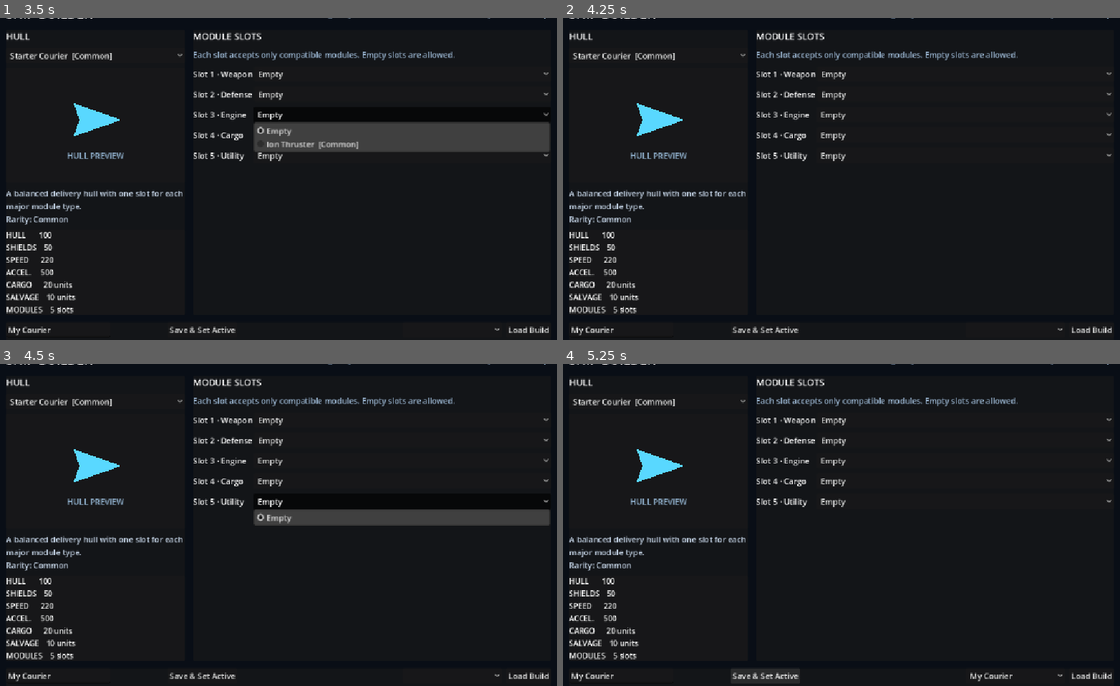
Above: before the commit, frames 1-4 (two rows, left to right).
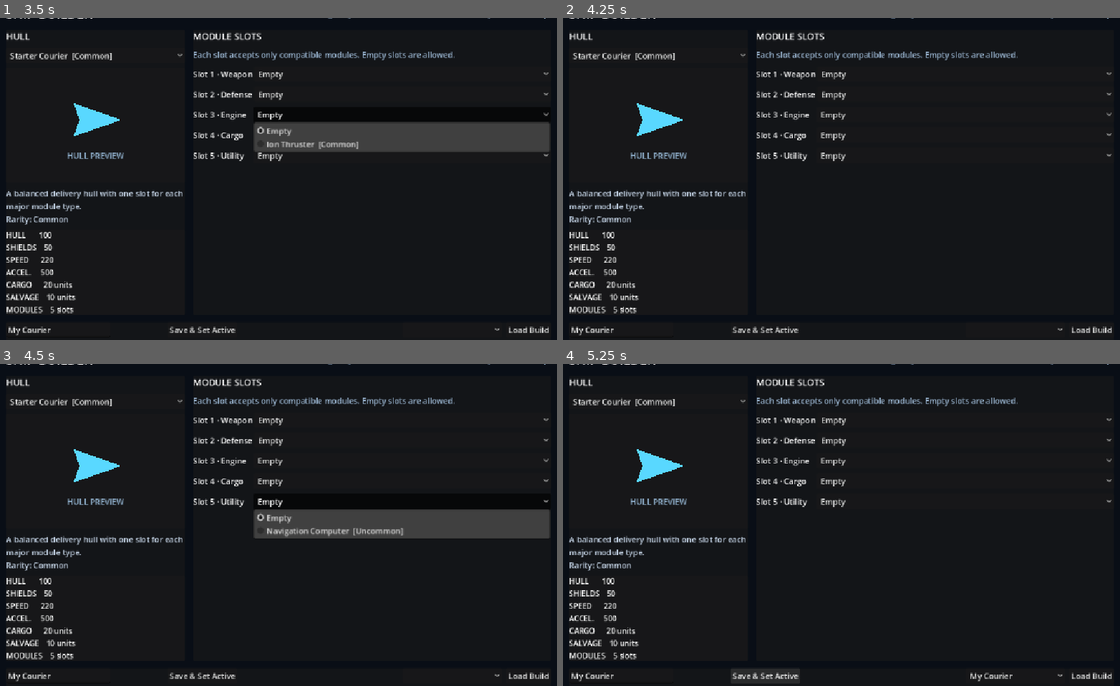
Above: after the commit, the same moments.

Repository: Bbran4/SpaceDelivery
Game: Godot game, scene res://scenes/ui/ship_builder.tscn
The game is run twice, just before and just after one commit, with the same random seed, the same clock (stepped at 60 frames per second) and the same inputs. This scene is started directly instead of the project's main scene.
Inputs:
- Up to frame 1 (3.5 s): click "Starter Courier [Common]" at 0.5 s; click "Empty" at 1.25 s; click "Empty" at 2 s; click "Empty" at 2.75 s
- Up to frame 2 (4.25 s): click "Empty" at 3.5 s
- Up to frame 3 (4.5 s): click "Empty" at 4.25 s
- Up to frame 4 (5.25 s): click "Save & Set Active" at 5 s

Frames 1-2 are identical in both runs. In frame 3, 2.1% of the frame differs, in the area x 45-99%, y 50-55%; in frame 4, nothing differs.

Commit message:
Include utility modules in ship builder

Diff:
--- a/scripts/ship_builder.gd
+++ b/scripts/ship_builder.gd
@@ -12,6 +12,7 @@
 	"res://resources/modules/ion_thruster_module.tres",
 	"res://resources/modules/cargo_expansion_module.tres",
 	"res://resources/modules/salvage_rack_module.tres",
+	"res://resources/modules/navigation_computer_module.tres",
 ]
 
 @onready var hull_picker: OptionButton = %HullPicker
